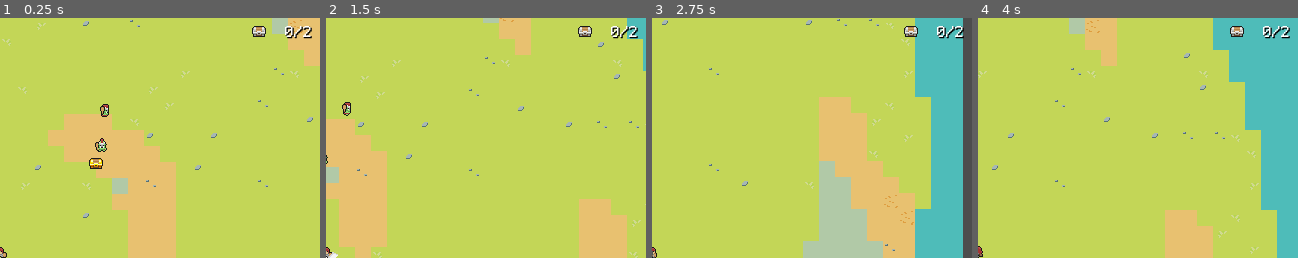
Above: before the commit, frames 1-4 (left to right).
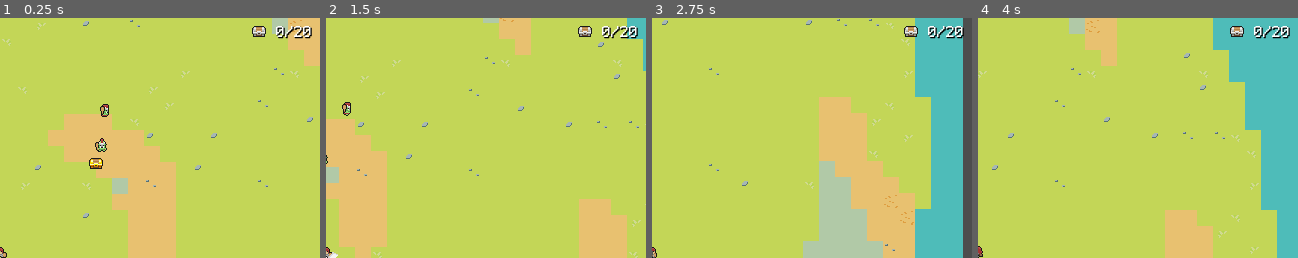
Above: after the commit, the same moments.

Repository: dmitriy-shmilo/GBIC23
Game: Godot game, scene res://main.tscn
Two runs of this game, one before a commit and one after it. Both use one fixed random seed, a clock stepped at 60 frames per second and the inputs below.
Inputs:
- Up to frame 1 (0.25 s): no input
- Up to frame 2 (1.5 s): hold D (move_right) 0.53-1.28 s; tap E (interact) at 0.6 s; hold S (move_down) from 1.28 s (still down); tap Space (attack) at 1.35 s
- Up to frame 3 (2.75 s): tap E (interact) at 1.55, 2.1 s; release S (move_down) at 2.03 s; hold D (move_right) from 2.03 s (still down)
- Up to frame 4 (4 s): release D (move_right) at 2.78 s; hold W (move_up) 2.78-3.53 s; tap E (interact) at 2.85, 3.8 s; hold A (move_left) from 3.53 s (still down); tap Space (attack) at 3.6 s
The pictures show only the part of the screen within x 50-100%, y 1-51%; the shares and areas given below are measured in that part.

The runs differ from the first frame. In frame 1, 0.4% of the frame differs, in the area x 86-98%, y 3-9%; in frame 2, 0.4%; in frame 3, 0.4%; in frame 4, 0.4%.

Commit message:
Drop items from the inventory.

Diff:
--- a/assets/text/BagelQuest - tr_ui.csv
+++ b/assets/text/BagelQuest - tr_ui.csv
@@ -1,3 +1,4 @@
+keys,en,ru,ua
 keys,en,ru,ua
 ui_start,Start,Начать,Почати
 ui_continue,Continue,Продолжить,Продовжити
@@ -6,4 +7,6 @@
 ui_credits,Credits,Роли и ресурсы,Ролі та ресурси
 ui_controls,Controls,Управление,Управління
 ui_pickup_hint,Take (%s),Взять (%s),Взяти (%s)
+ui_drop,Drop,Бросить,Викинути
+ui_use,Use,Использовать,Використати
 ui_inventory,Inventory,Инвернтарь,Інвентар
--- a/base/components/looter_component.gd
+++ b/base/components/looter_component.gd
@@ -11,12 +11,15 @@
 	return current_interactive != null
 
 
+func refresh() -> void:
+	_refresh_closest_body()
+
+
 func _refresh_closest_body() -> void:
-	if current_interactive != null:
-		current_interactive.is_highlighted = false
-
 	var bodies = get_overlapping_bodies()
 	if bodies.is_empty():
+		if current_interactive != null:
+			current_interactive.is_highlighted = false
 		current_interactive = null
 		loot_changed.emit(null)
 		return
@@ -29,9 +32,11 @@
 		if d < _closest_distance:
 			closest_body = b
 			_closest_distance = d
-	closest_body.is_highlighted = true
 
 	if current_interactive != closest_body:
+		if current_interactive != null:
+			current_interactive.is_highlighted = false
+		closest_body.is_highlighted = true
 		current_interactive = closest_body
 		loot_changed.emit(current_interactive)
 
@@ -42,3 +47,7 @@
 
 func _on_body_exited(_body: Node2D) -> void:
 	_refresh_closest_body()
+
+
+func _on_refresh_timer_timeout() -> void:
+	_refresh_closest_body()
--- a/base/components/looter_component.tscn
+++ b/base/components/looter_component.tscn
@@ -7,5 +7,9 @@
 collision_mask = 16
 script = ExtResource("1_xkt8y")
 
+[node name="RefreshTimer" type="Timer" parent="."]
+autostart = true
+
 [connection signal="body_entered" from="." to="." method="_on_body_entered"]
 [connection signal="body_exited" from="." to="." method="_on_body_exited"]
+[connection signal="timeout" from="RefreshTimer" to="." method="_on_refresh_timer_timeout"]
--- a/gui/inventory_cell.gd
+++ b/gui/inventory_cell.gd
@@ -2,6 +2,7 @@
 extends Button
 
 @export var item: Item = null: set = _set_item
+@export var index: int = -1
 
 @onready var _item_icon: TextureRect = $"ItemIcon"
 
--- a/gui/pause.gd
+++ b/gui/pause.gd
@@ -46,6 +46,14 @@
 	_drop_button.grab_focus()
 
 
+func _hide_context_menu() -> void:
+	_context_menu.visible = false
+	if _last_cell != null:
+		_should_play_sfx = false
+		_last_cell.grab_focus()
+		_last_cell.button_pressed = false
+		_should_play_sfx = true
+
 
 func _unhandled_input(event: InputEvent) -> void:
 	if event.is_action_pressed("pause"):
@@ -67,6 +75,12 @@
 		var item = inventory.items[i]
 		var cell = _inventory_grid.get_child(i)
 		cell.item = item
+		cell.index = i
+
+	for i in range(inventory.items.size(), inventory.max_items):
+		var cell = _inventory_grid.get_child(i)
+		cell.item = null
+		cell.index = i
 
 
 func _on_inventory_button_focus_entered() -> void:
@@ -92,9 +106,13 @@
 func _on_context_cancel_button_pressed() -> void:
 	_audio_player.stream = CANCEL_SFX.items.pick_random()
 	_audio_player.play()
-	_context_menu.visible = false
-	if _last_cell != null:
-		_should_play_sfx = false
-		_last_cell.grab_focus()
-		_last_cell.button_pressed = false
-		_should_play_sfx = true
+	_hide_context_menu()
+
+
+func _on_drop_button_pressed() -> void:
+	if _last_cell == null or _last_cell.index < 0:
+		# sanity check, shouldn't happen
+		return
+
+	inventory.drop_item(_last_cell.index)
+	_hide_context_menu()
--- a/gui/pause.tscn
+++ b/gui/pause.tscn
@@ -70,9 +70,8 @@
 [node name="HBoxContainer" type="HBoxContainer" parent="Panel/VBoxContainer"]
 layout_mode = 2
 
-[node name="Label" type="Label" parent="Panel/VBoxContainer/HBoxContainer"]
+[node name="ItemNameLabel" type="Label" parent="Panel/VBoxContainer/HBoxContainer"]
 layout_mode = 2
-text = "Item Name"
 
 [node name="Spacer" type="Control" parent="Panel/VBoxContainer/HBoxContainer"]
 layout_mode = 2
@@ -82,9 +81,6 @@
 custom_minimum_size = Vector2(0, 32)
 layout_mode = 2
 bbcode_enabled = true
-text = "Item Description
-Goes Here
-Line 3"
 
 [node name="AudioStreamPlayer" type="AudioStreamPlayer" parent="."]
 
@@ -119,8 +115,7 @@
 focus_next = NodePath("../UseButton")
 focus_previous = NodePath("../ContextCancelButton")
 theme = ExtResource("2_swf25")
-text = "ui_drop
-"
+text = "ui_drop"
 script = ExtResource("3_kh80o")
 
 [node name="UseButton" type="Button" parent="ContextMenu/MarginContainer/VBoxContainer"]
@@ -149,4 +144,5 @@
 text = "ui_back"
 script = ExtResource("3_kh80o")
 
+[connection signal="pressed" from="ContextMenu/MarginContainer/VBoxContainer/DropButton" to="." method="_on_drop_button_pressed"]
 [connection signal="pressed" from="ContextMenu/MarginContainer/VBoxContainer/ContextCancelButton" to="." method="_on_context_cancel_button_pressed"]
--- a/map/pickup.gd
+++ b/map/pickup.gd
@@ -1,6 +1,7 @@
 class_name Pickup
-extends Node2D
+extends CharacterBody2D
 
+const FRICTION = 32.0
 const pickup_sfx = preload("res://assets/sfx/pickup.tres")
 
 @export var item: Item: set = _set_item
@@ -11,7 +12,7 @@
 @onready var _audio_player: AudioStreamPlayer2D = $"AudioPlayer"
 @onready var _hint_label: Label = $"Hint"
 
-var _picked_up = false
+var is_picked_up = false
 
 func _ready() -> void:
 	_set_item(item)
@@ -20,13 +21,23 @@
 	_hint_label.text = tr("ui_pickup_hint") % key.as_text()
 
 
+func push(force: Vector2) -> void:
+	velocity += force
+
+
 func loot() -> void:
-	if _picked_up:
+	if is_picked_up:
 		return
-	_picked_up = true
+	is_picked_up = true
+
 	_audio_player.stream = pickup_sfx.items.pick_random()
 	_audio_player.play()
 	_animation_player.play("loot")
+
+
+func _physics_process(delta: float) -> void:
+	move_and_slide()
+	velocity = velocity.move_toward(Vector2.ZERO, FRICTION * delta)
 
 
 func _set_item(i: Item) -> void:
@@ -36,7 +47,7 @@
 
 
 func _set_is_highlighted(value) -> void:
-	if _picked_up:
+	if is_picked_up:
 		return
 	is_highlighted = value
 	if is_inside_tree():
--- a/player/player.gd
+++ b/player/player.gd
@@ -1,10 +1,12 @@
 class_name Player
 extends CharacterBody2D
 
+const ITEM_DROP_RANGE = 48.0
 # TODO: consider playing sounds within the state
 const impact_sfx: SfxCollection = preload("res://assets/sfx/impact.tres")
 const heal_sfx: SfxCollection = preload("res://assets/sfx/heal.tres")
 const swoosh_sfx: SfxCollection = preload("res://assets/sfx/swoosh.tres")
+const PICKUP_SCENE := preload("res://map/pickup.tscn")
 
 @onready var _sprite: AnimatedSprite2D = $"BodySprite"
 @onready var _hit_box: Area2D = $"HitBox"
@@ -71,3 +73,12 @@
 	if vitals.current_health <= 0:
 		# TODO: exit the level
 		visible = false
+
+
+func _on_inventory_component_item_dropped(_inventory: InventoryComponent, item: Item) -> void:
+	var pickup = PICKUP_SCENE.instantiate() as Pickup
+	pickup.item = item
+	var offset = Vector2(randf() * ITEM_DROP_RANGE - ITEM_DROP_RANGE / 2.0, randf() * ITEM_DROP_RANGE - ITEM_DROP_RANGE / 2.0)
+	pickup.global_position = global_position + offset
+	pickup.push(offset)
+	add_sibling(pickup)
--- a/player/player.tscn
+++ b/player/player.tscn
@@ -169,7 +169,7 @@
 
 [node name="InventoryComponent" type="Node" parent="."]
 script = ExtResource("16_rhoiw")
-max_items = 2
+max_items = 20
 
 [node name="AudioPlayer" type="AudioStreamPlayer" parent="."]
 
@@ -177,3 +177,4 @@
 [connection signal="direction_changed" from="MovementMachine/Move" to="." method="_on_move_direction_changed"]
 [connection signal="transitioned" from="AttackMachine" to="." method="_on_attack_machine_transitioned"]
 [connection signal="health_changed" from="VitalsComponent" to="." method="_on_vitals_component_health_changed"]
+[connection signal="item_dropped" from="InventoryComponent" to="." method="_on_inventory_component_item_dropped"]
Binary file changed: assets/text/BagelQuest - tr_ui.en.translation
Binary file changed: assets/text/BagelQuest - tr_ui.ru.translation
Binary file changed: assets/text/BagelQuest - tr_ui.ua.translation
